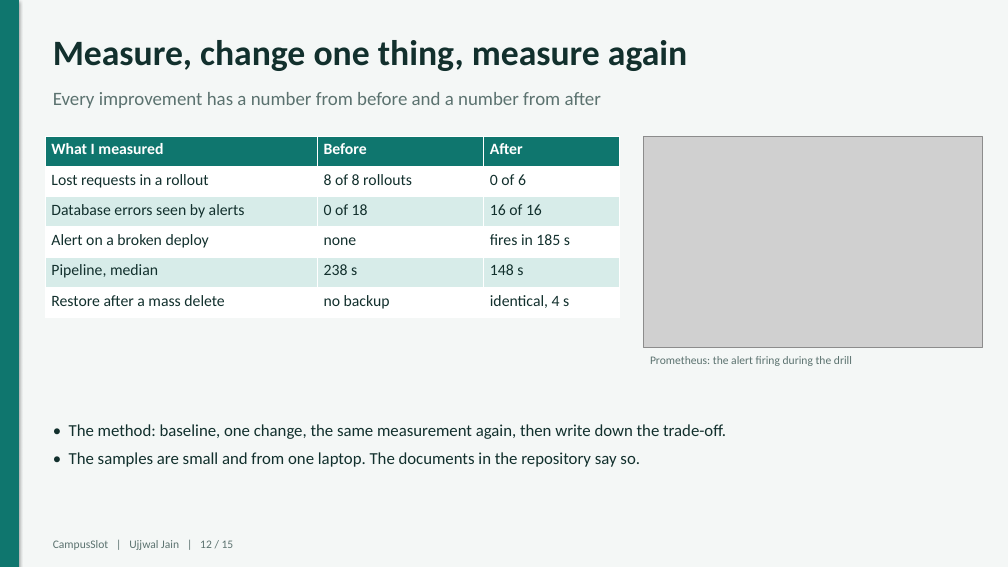
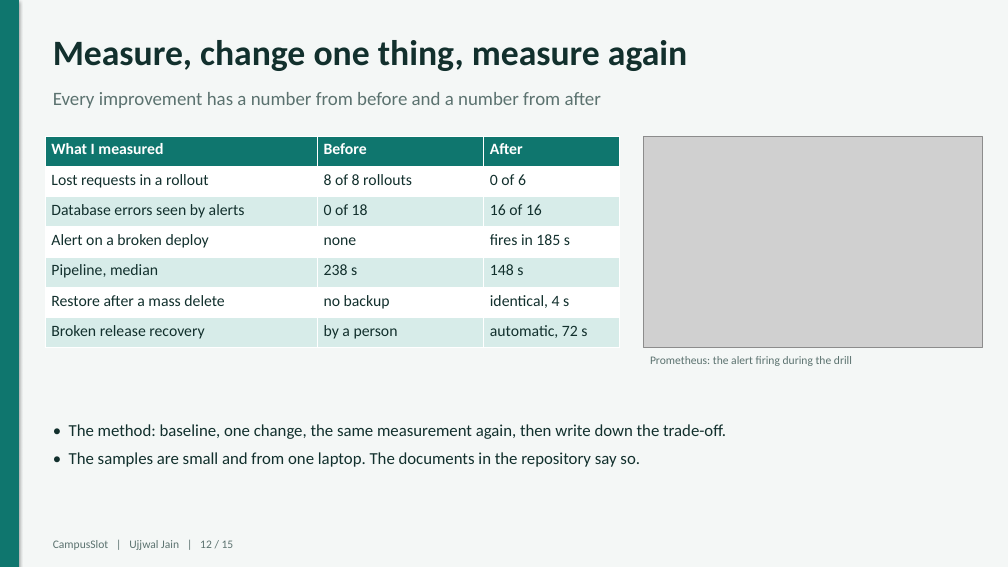
Before and after one commit to Ujjwaljain16/campusslot, a slide deck: slide 12 of docs/presentation/CampusSlot-final-presentation.pptx. Drawn at 1008x567 pixels with LibreOffice and Linux fonts; fonts in the diff are those of the drawing; grey boxes stand for pictures. Boxes give left, top, right and bottom in pixels: in the first picture for what was removed or moved away, otherwise in the second. Text is boxed around its words. In the diff, an @@ line names an element or a change of style, - is before the commit and + after.

Commit message:
Add the bad release drill: automatic rollback measured, with a control, and the demo guide (#17)
A deliberately broken release (the container listens on the wrong port) is deployed with helm upgrade
--atomic and a 60 s timeout chosen from measured rollouts. Three runs: first signal at 3.6 to 5.4 s,
automatic rollback at 62 s, previous release alone at 72 s, 0 of 4800 user requests failed. Without
--atomic the broken pod stays until a person acts. Adds the drill script, the transcripts, the demo
guide, and updates the README, the checklist and the deck.

```diff
--- a/docs/presentation/CampusSlot-final-presentation.pptx
+++ b/docs/presentation/CampusSlot-final-presentation.pptx
@@ table at [45, 136, 620, 348] @@
+row 7: Broken release recovery | by a person | automatic, 72 s
```
Also in this commit, not shown: 2 other slides changed, 14 other files.
